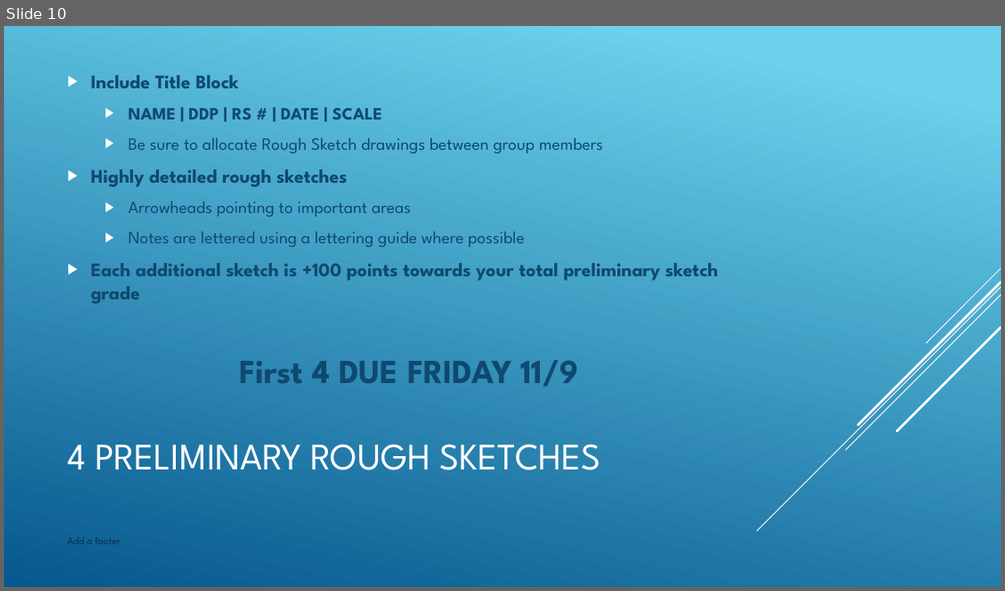
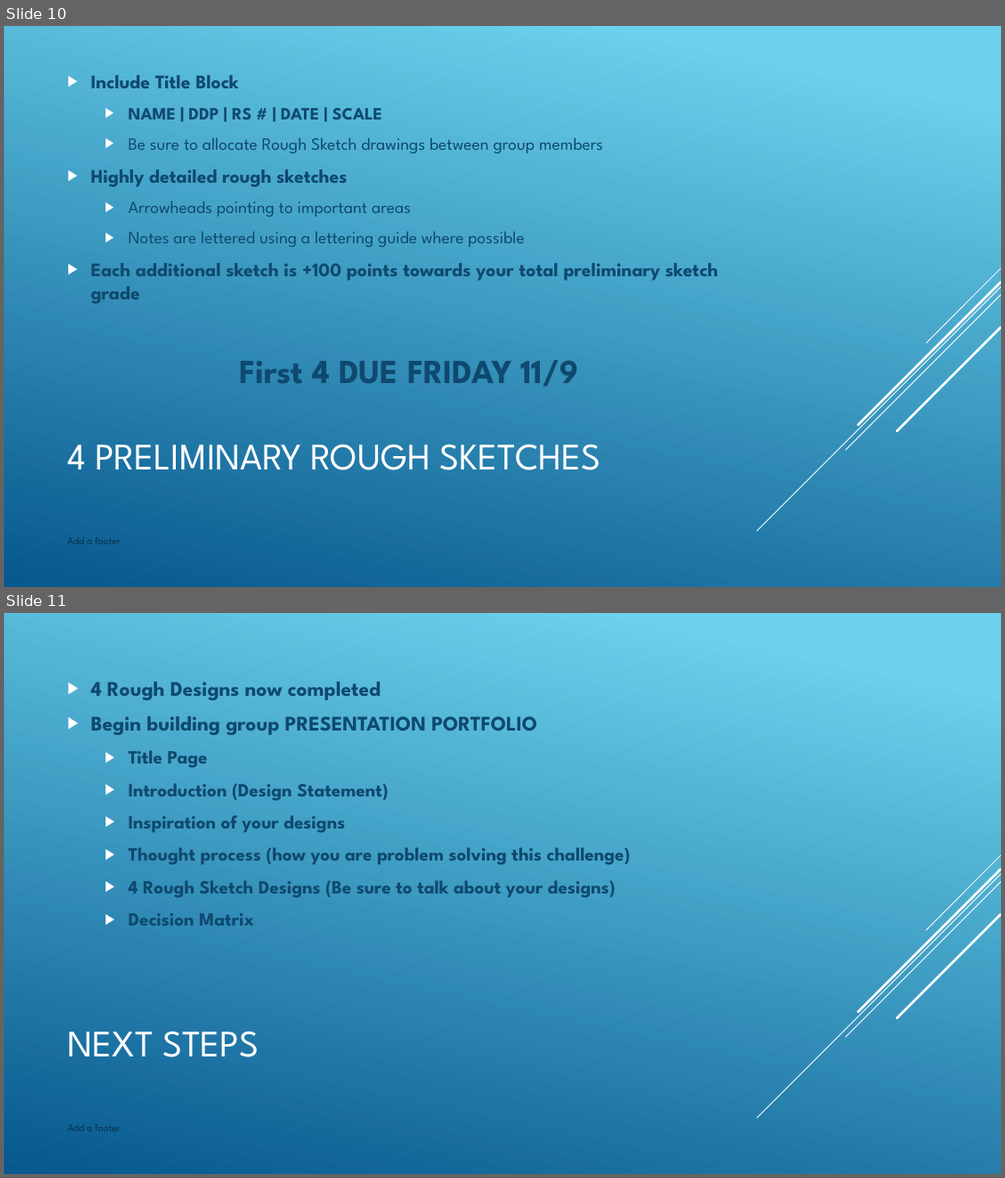
Before and after one commit to nickvertucci/Technology-Education-Curriculum, a slide deck: High School/Design and Drawing for Production/Unit 5 - Basic Geometry in Drafting/Section 2 - Design Challenege 1/Assets/Unit 5 - Section 2 - Design Challenge 1.pptx. Shown one above the other, each under a label of ours: slide 10 before the commit, slides 10 and 11 after it. The pictures are 1005x591 and 1005x1178 pixels, drawn with LibreOffice and Linux fonts; fonts in the diff are those of the drawing. Boxes give left, top, right and bottom in pixels: in the first picture for what was removed or moved away, otherwise in the second. Text is boxed around its words. In the diff, an @@ line names an element or a change of style, - is before the commit and + after.

```diff
--- a/High School/Design and Drawing for Production/Unit 5 - Basic Geometry in Drafting/Section 2 - Design Challenege 1/Assets/Unit 5 - Section 2 - Design Challenge 1.pptx
+++ b/High School/Design and Drawing for Production/Unit 5 - Basic Geometry in Drafting/Section 2 - Design Challenege 1/Assets/Unit 5 - Section 2 - Design Challenge 1.pptx
@@ slide 11 added at [4,613,1001,1174], background gradient #6ED2EB to #06588E; not listed: 5 template elements that a slide beside it also shows @@
@@ text added at [91,682,631,925], 18 pt, text #0F496F, bold @@
+▶ 4 Rough Designs now completed
+▶ Begin building group PRESENTATION PORTFOLIO
+  ▶ Title Page
+  ▶ Introduction (Design Statement)
+  ▶ Inspiration of your designs
+  ▶ Thought process (how you are problem solving this challenge)
+  ▶ 4 Rough Sketch Designs (Be sure to talk about your designs)
+  ▶ Decision Matrix
@@ title added at [67,1031,259,1057], 36 pt, text #FFFFFF @@
+NEXT STEPS
@@ text added at [67,1124,121,1131], 10 pt, text #0A304A @@
+Add a footer
```
Also in this commit, not shown: 1 other file.
